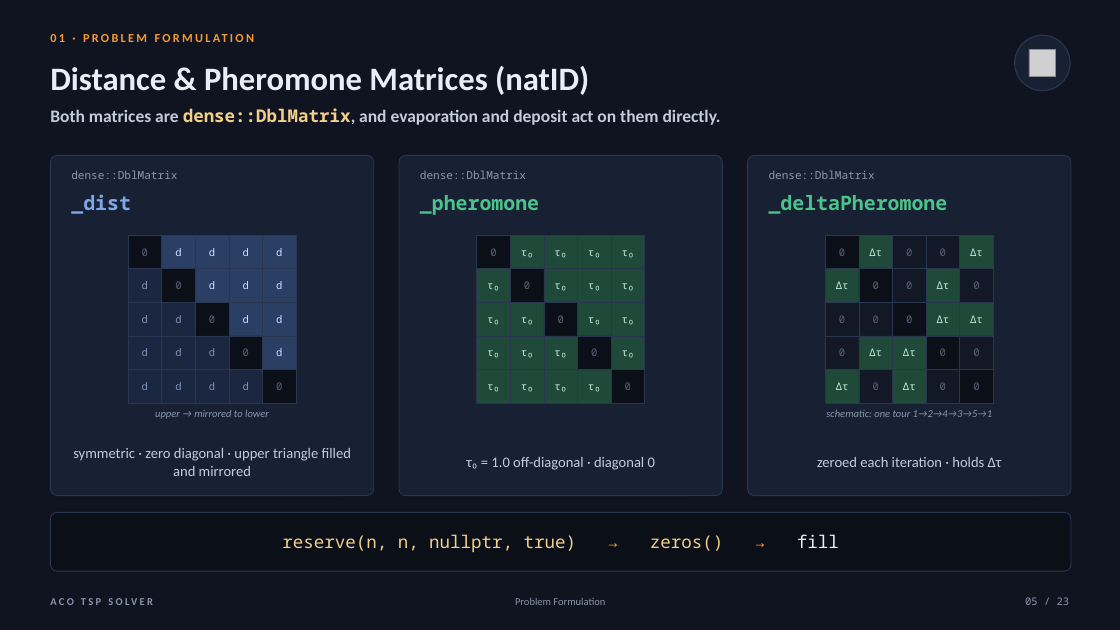
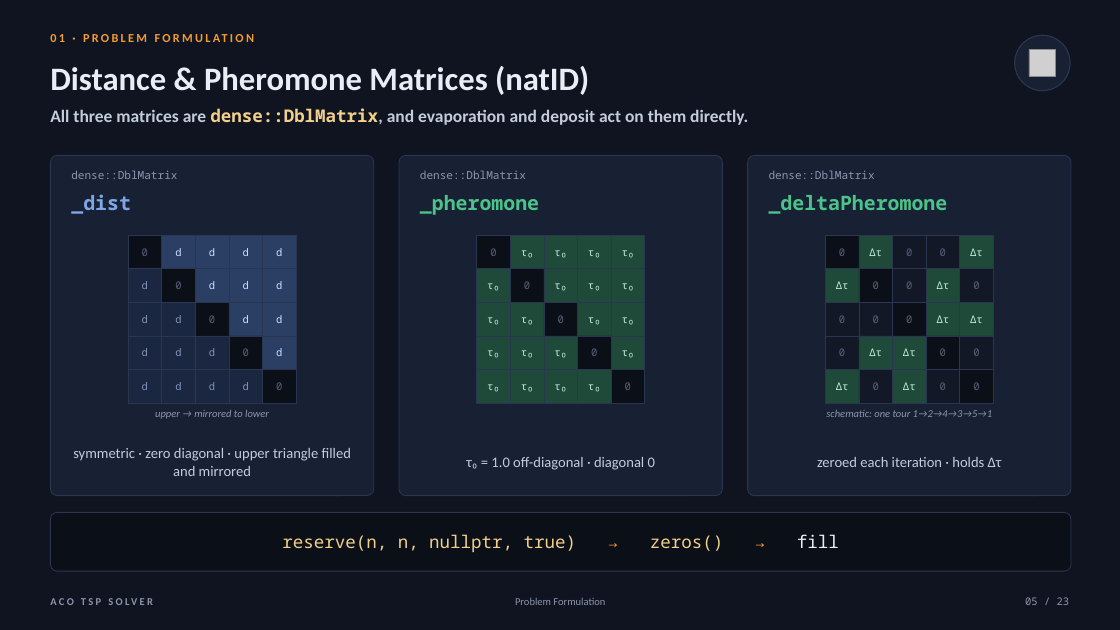
Before and after one commit to arminn2206/ProjNO_TSPACO_Memisevic, a slide deck: slide 5 of Docs/ACO_TSP_Solver_Defence.pptx. Drawn at 1120x630 pixels with LibreOffice and Linux fonts; fonts in the diff are those of the drawing; grey boxes stand for pictures. Boxes give left, top, right and bottom in pixels: in the first picture for what was removed or moved away, otherwise in the second. Text is boxed around its words. In the diff, an @@ line names an element or a change of style, - is before the commit and + after.

```diff
--- a/Docs/ACO_TSP_Solver_Defence.pptx
+++ b/Docs/ACO_TSP_Solver_Defence.pptx
@@ text at box(50, 108, 748, 125): text changed @@
-Both matrices are dense::DblMatrix, and evaporation and deposit act on them directly.
+All three matrices are dense::DblMatrix, and evaporation and deposit act on them directly.
```
Also in this commit, not shown: 2 other slides changed, 2 other files.
